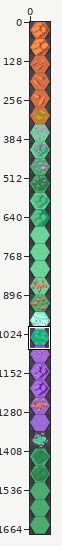
Sprite sheet -- tilesets-hexarealm.png. Above: a wide view before the commit, with the close-up outlined.
Close-up. Old version:
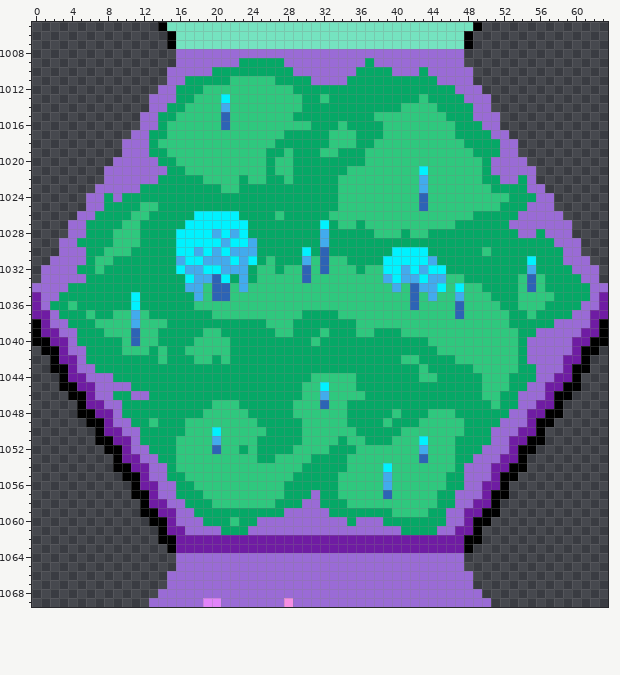
The file is 64x1680 pixels. Colours within 5 levels of each other are drawn and written as one. Shown: x 0..63, y 1005..1069.
And afterwards:
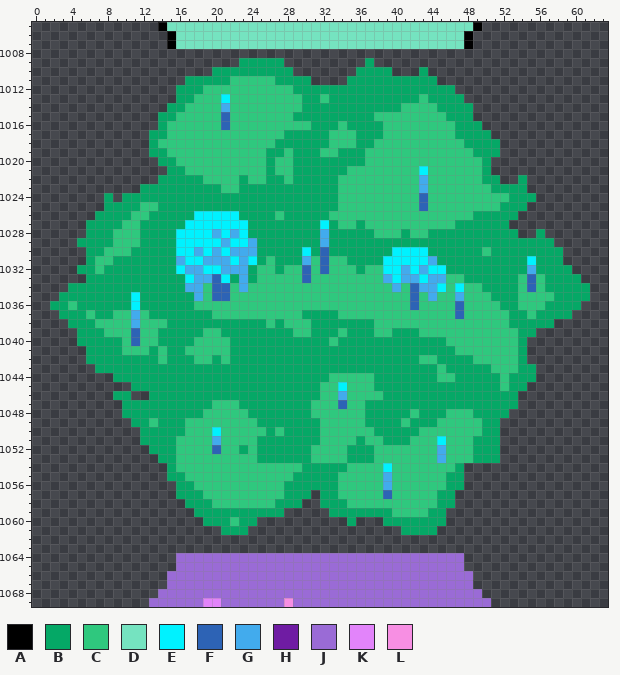
Palette (. is transparent): A #000000  B #05a866  C #2fc87e  D #75e3c0  E #00f2ff  F #2d63b5  G #42abed  H #6f1ca3  J #9a6bd6  K #e284fa  L #f78fe3
Changes in this commit:
Changed rows in their new state; - is an unchanged pixel.
first column x 0:
1008 ----------------................................----------------
1009 ----------------.......-----.........-..........----------------
1010 ---------------.....---------.......----...-.....---------------
1011 ---------------..--------------....----------....---------------
1012 --------------..-------------------------------...--------------
1013 -------------...--------------------------------...-------------
1014 -------------..----------------------------------..-------------
1015 ------------..-----------------------------------...------------
1016 ------------..------------------------------------..------------
1017 -----------..--------------------------------------..-----------
1018 ----------...---------------------------------------..----------
1019 ----------...---------------------------------------..----------
1020 ---------.....-------------------------------------....---------
1021 --------.......------------------------------------.....--------
1022 --------......--------------------------------------..-.--------
1023 -------.....-------------------------------------------..-------
1024 ------..-.----------------------------------------------..------
1025 ------..-----------------------------------------------...------
1026 -----..-----------------------------------------------.....-----
1027 ----..-----------------------------------------------.......----
1028 ----..------------------------------------------------..-...----
1029 ---..-----------------------------------------------------...---
1030 ---...-----------------------------------------------------..---
1031 --....-----------------------------------------------------...--
1032 -....-------------------------------------------------------...-
1033 -.....-------------------------------------------------------..-
1034 ....----------------------------------------------------------..
1035 ...-----------------------------------------------------------..
1036 ..-----------------------------------------------------------...
1037 ...---------------------------------------------------------....
1038 ....-----------------------B-CC-----BB--------------------......
1039 .....----------------------BBCC-B-C-BBCC-BB-------------........
1040 .....--------------------------B-C----------BB---------.........
1041 -.....---------------------------------------BB--------........-
1042 --....-----------------------------------BBCC--BB------.......--
1043 --.....------------------------------------B-C---BB-----......--
1044 ---......----------------------BB---CC-----BBCC---BB----.....---
1045 ---........-------------------BBC-E-CC------------BB---......---
1046 ----.....--..-----------------BBC-G--CC-----------BB--......----
1047 -----.....-------------------BB-C-FCC--------------B--.....-----
1048 -----.....-------------------BB----CC---B-C-BB-CC----......-----
1049 ------.....-------------------BB---CC--B-C-BB---CC--......------
1050 -------.....---------------C--BB----CC---BB-----CC-B.....-------
1051 -------.....------------------BB--C-BCC-BB-C-E-CC--B.....-------
1052 --------.....----------------BB--CC-BB-----C-G-CC-BB....--------
1053 ---------.....-------------BBBBCCCCBBB-----C-G-CCBBB...---------
1054 ---------......---------------------------------.......---------
1055 ----------.....---------------------------------......----------
1056 -----------.....--------------------------------.....-----------
1057 -----------.....---------------.---------------......-----------
1058 ------------.....-------------..---------------.....------------
1059 ------------......----------.....-------------......------------
1060 -------------......------..........-...-------.....-------------
1061 --------------.......---.................----.....--------------
1062 --------------....................................--------------
1063 ---------------..................................---------------
Pixel boxes of the changes (left, top, right, bottom) in both close-ups:
changed: (32, 49, 608, 553)
